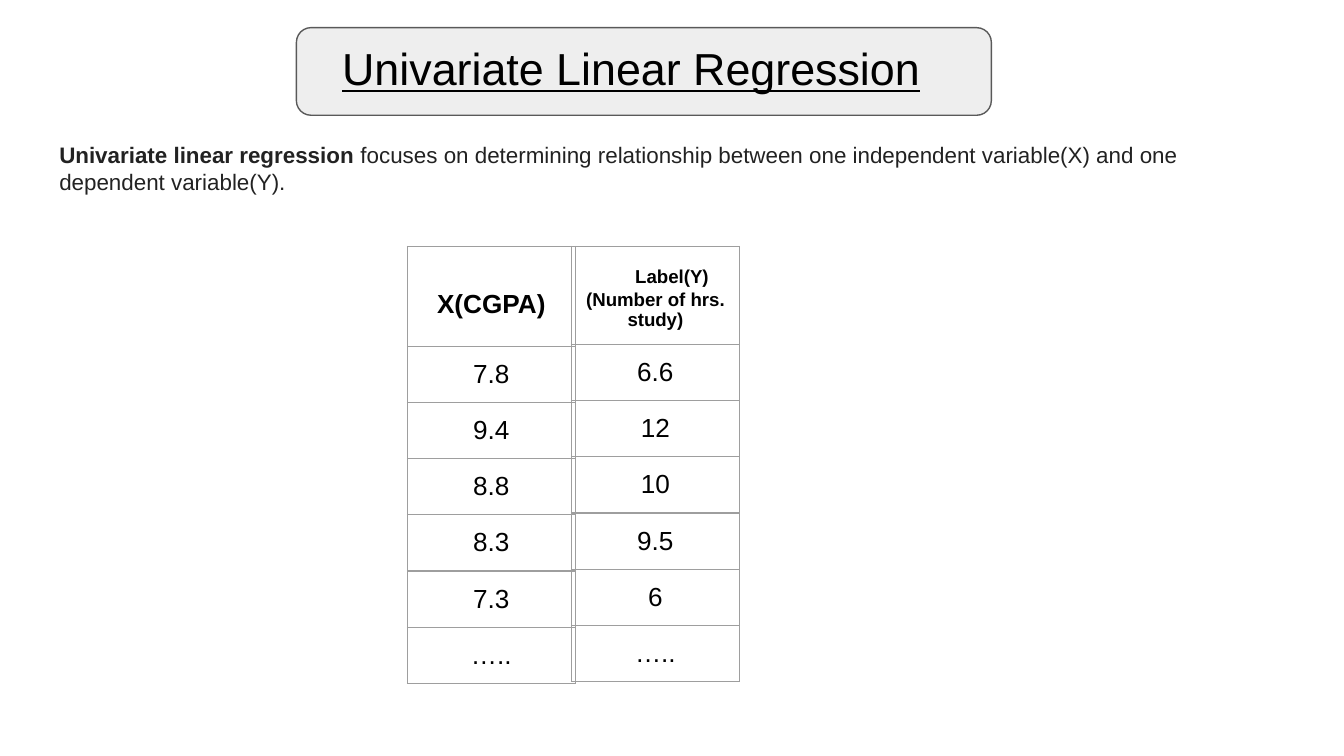
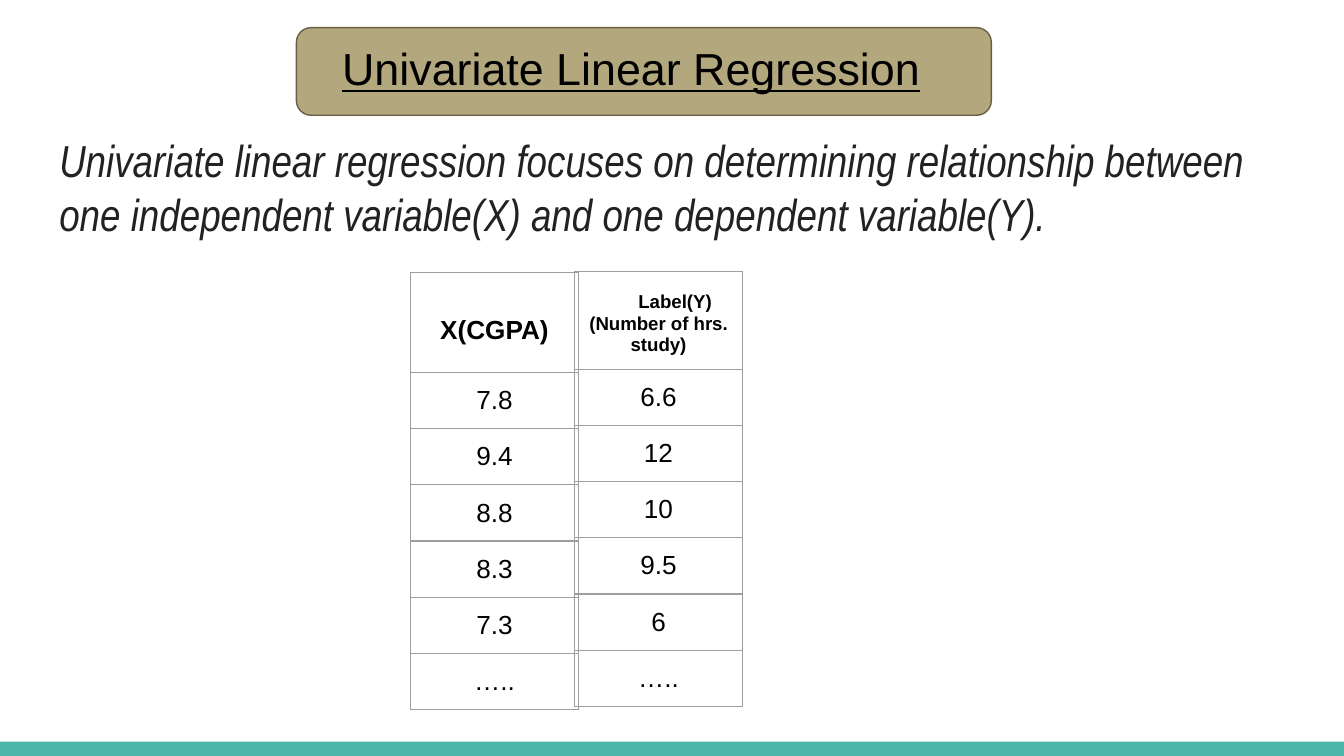
Before and after one commit to jugshaurya/Machine-Learning, a slide deck: slide 3 of Presentation/ML presentation.pptx. Drawn at 1344x756 pixels with LibreOffice and Linux fonts; fonts in the diff are those of the drawing. Boxes give left, top, right and bottom in pixels: in the first picture for what was removed or moved away, otherwise in the second. Text is boxed around its words. In the diff, an @@ line names an element or a change of style, - is before the commit and + after.

```diff
--- a/Presentation/ML presentation.pptx
+++ b/Presentation/ML presentation.pptx
@@ rounded rectangle at (x1=297, y1=28, x2=992, y2=116): fill #EEEEEE to #B3A77D; outline #595959 0.75 pt to #695D46 0.75 pt @@
@@ title "Univariate linear regression focuses on ..." at (x1=59, y1=144, x2=1244, y2=240): size 12 to 24 pt, font Arial to Arial Narrow, italic on; bold off in "Univariate linear regression" @@
@@ table moved from (x1=407, y1=246, x2=575, y2=687) to (x1=411, y1=273, x2=579, y2=714) @@
@@ table moved from (x1=571, y1=246, x2=739, y2=687) to (x1=575, y1=271, x2=743, y2=712) @@
@@ rectangle added at (x1=0, y1=742, x2=1344, y2=756), fill #4DB6AC @@
```
Also in this commit, not shown: 10 other slides changed, 6 slides added, 5 slides removed, 1 other file.
